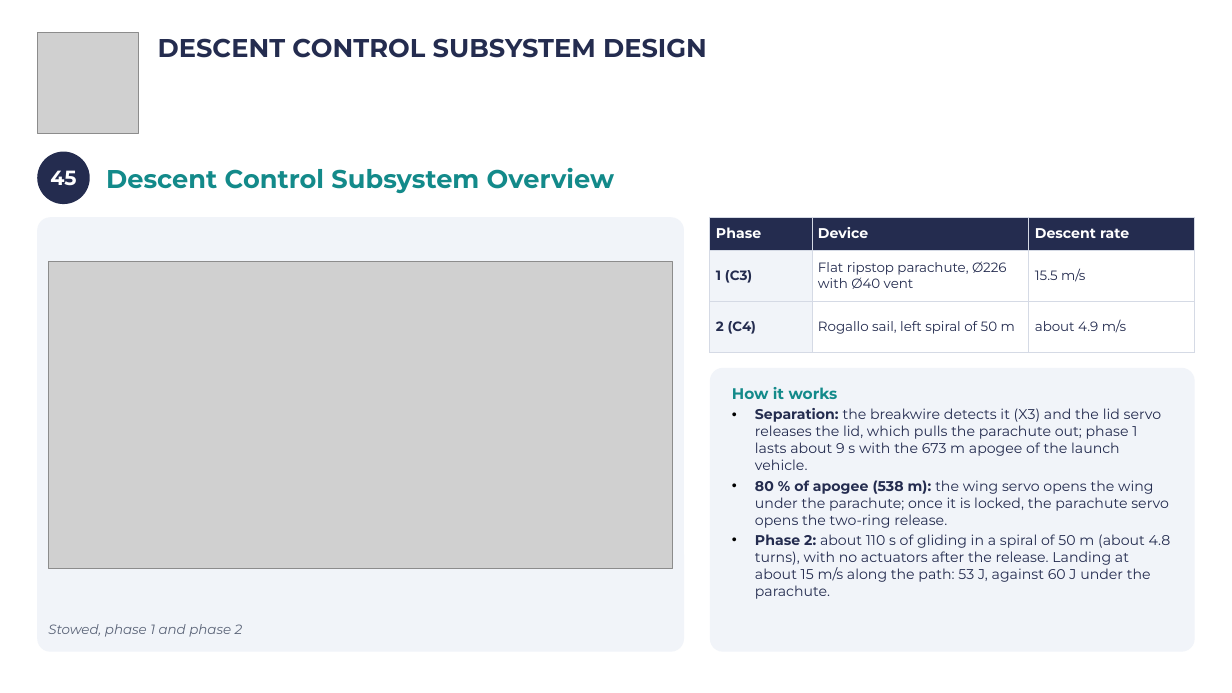
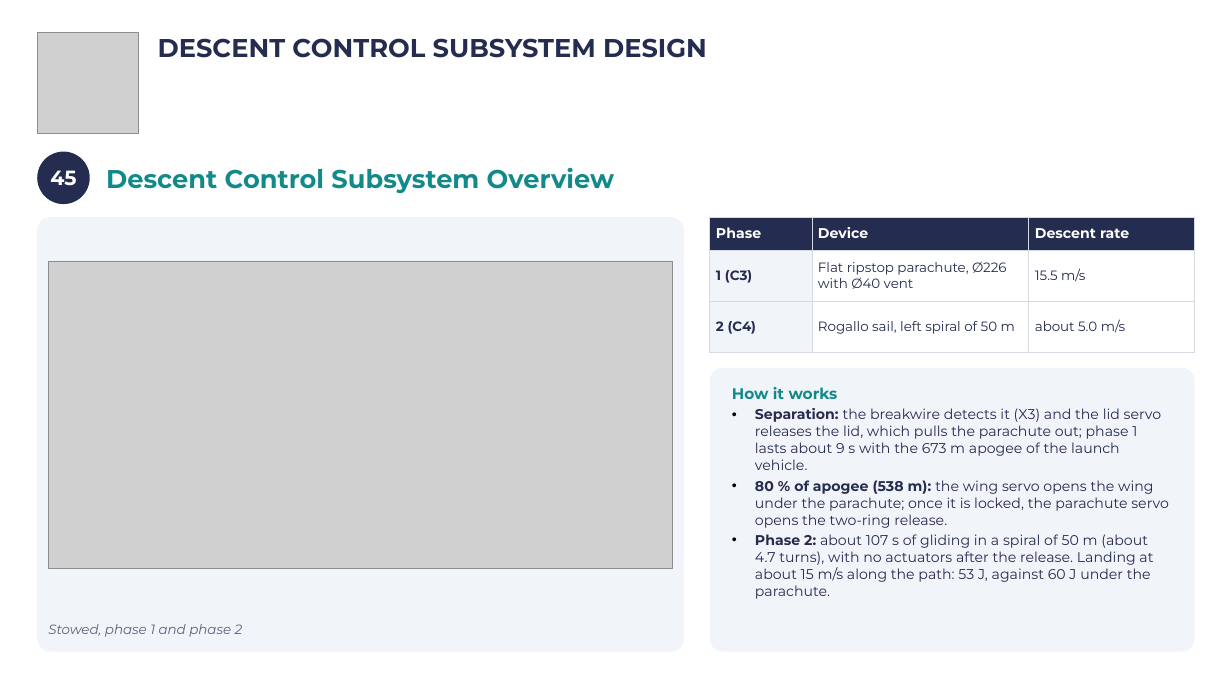
Before and after one commit to Caetano18/proyecto, a slide deck: slide 48 of cansat_pdr/laminas_plantilla/CanSat_PDR_Hermes_V2.pptx. Drawn at 1232x693 pixels with LibreOffice and Linux fonts; fonts in the diff are those of the drawing; grey boxes stand for pictures; background and template pictures are left out. Boxes give left, top, right and bottom in pixels: in the first picture for what was removed or moved away, otherwise in the second. Text is boxed around its words. In the diff, an @@ line names an element or a change of style, - is before the commit and + after.

```diff
--- a/cansat_pdr/laminas_plantilla/CanSat_PDR_Hermes_V2.pptx
+++ b/cansat_pdr/laminas_plantilla/CanSat_PDR_Hermes_V2.pptx
@@ table at <box>710,217,1195,352</box> @@
-row 3, column 3: about 4.9 m/s
+row 3, column 3: about 5.0 m/s
@@ text in rounded rectangle at <box>755,534,1153,599</box>: text changed @@
-• Phase 2: about 110 s of gliding in a spiral of 50 m (about 4.8 turns), with no actuators after the release. Landing at about 15 m/s along the path: 53 J, against 60 J under the parachute.
+• Phase 2: about 107 s of gliding in a spiral of 50 m (about 4.7 turns), with no actuators after the release. Landing at about 15 m/s along the path: 53 J, against 60 J under the parachute.
```
Also in this commit, not shown: 2 other slides changed, 5 other files.
